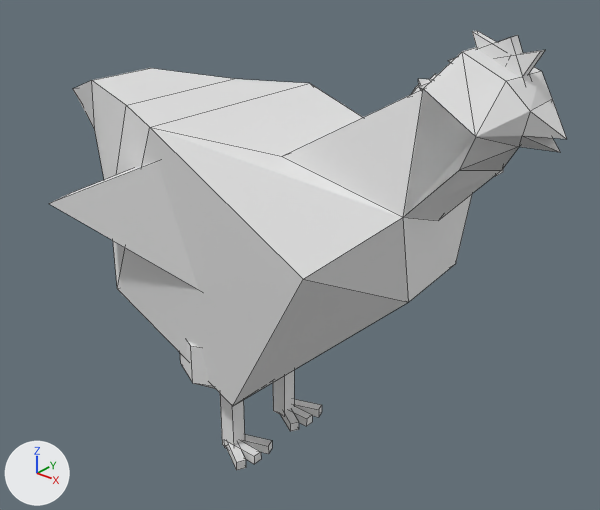
What one commit did to the Blender file LudumDare32/Assets/models/sheep.blend.
The view is the same before and after, from a 50 mm lens placed at (5.58, -5.9, 3.73), pointed at (-0.39, 1.21, -0.49). Every picture has the same lights, and +X, +Y and +Z are marked at lower left. Mesh edges are drawn as thin lines.
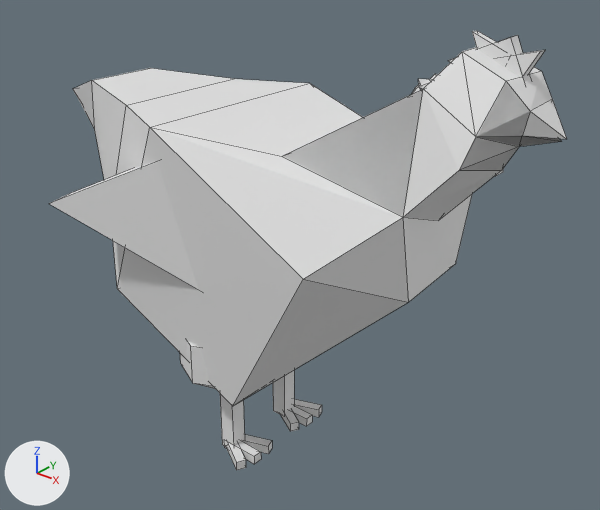
Location of each change, (x1, y1, x2, y2) in pixels of the pictures (600 x 510 px; the box of a moved part takes in the faces that stretch with it):
part 1 of me_cube_017, moved or reshaped
    before: (424, 52, 566, 152)
    after: (283, 52, 566, 217)

The change, as a diff of the scene's bpy script:
```diff
--- a/LudumDare32/Assets/models/sheep.blend.py
+++ b/LudumDare32/Assets/models/sheep.blend.py
@@ me_cube_017 @@
 # used by ob_cube_011; location = (-0.67, -0.43, 0.32); rotation_euler = (0.0, -0.436, 0.279), in degrees (0, -25, 16); scale = (-0.788, -0.788, -0.788)
-me_cube_017.from_pydata(...)  # 59 vertices, 68 faces, 1 loose edge; spans x -5.3..1.72, y -2.69..1.66, z -2.31..2.55
+me_cube_017.from_pydata(...)  # 57 vertices, 67 faces, 2 loose edges; spans x -5.3..1.72, y -2.69..1.66, z -2.31..2.55
+# me_cube_017 part 1
+# 2 vertices are removed from x -1.64..-1.21, y -1.06..0.61, z 0.14..0.34
+# 15 faces are deleted
+# 1 vertex moves from x -5.2, y 0.76, z 0.33 to x -5.24, y 0.76, z 0.24
+# 1 loose edge is added
+# 14 new faces join them
```
